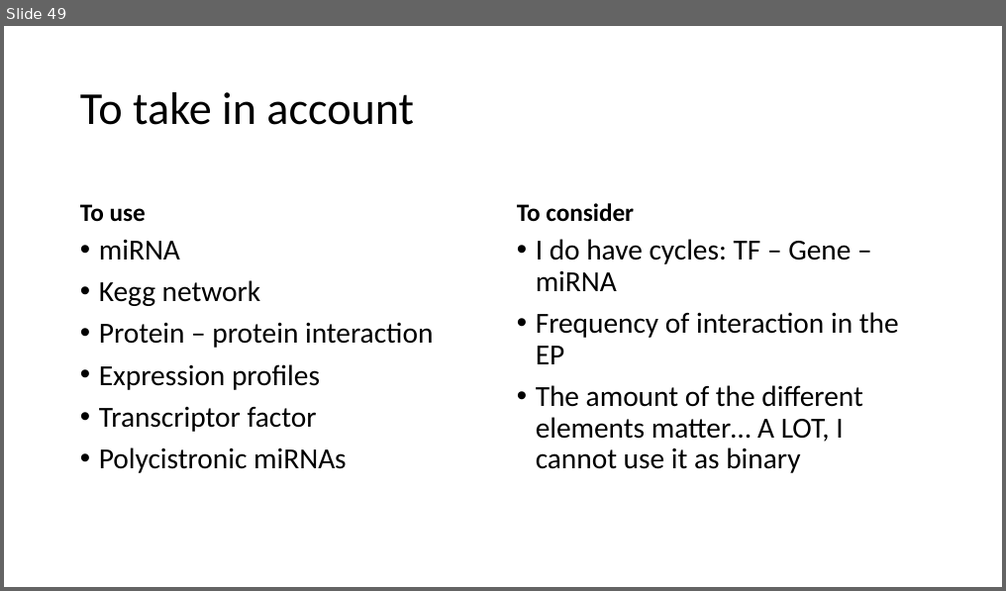
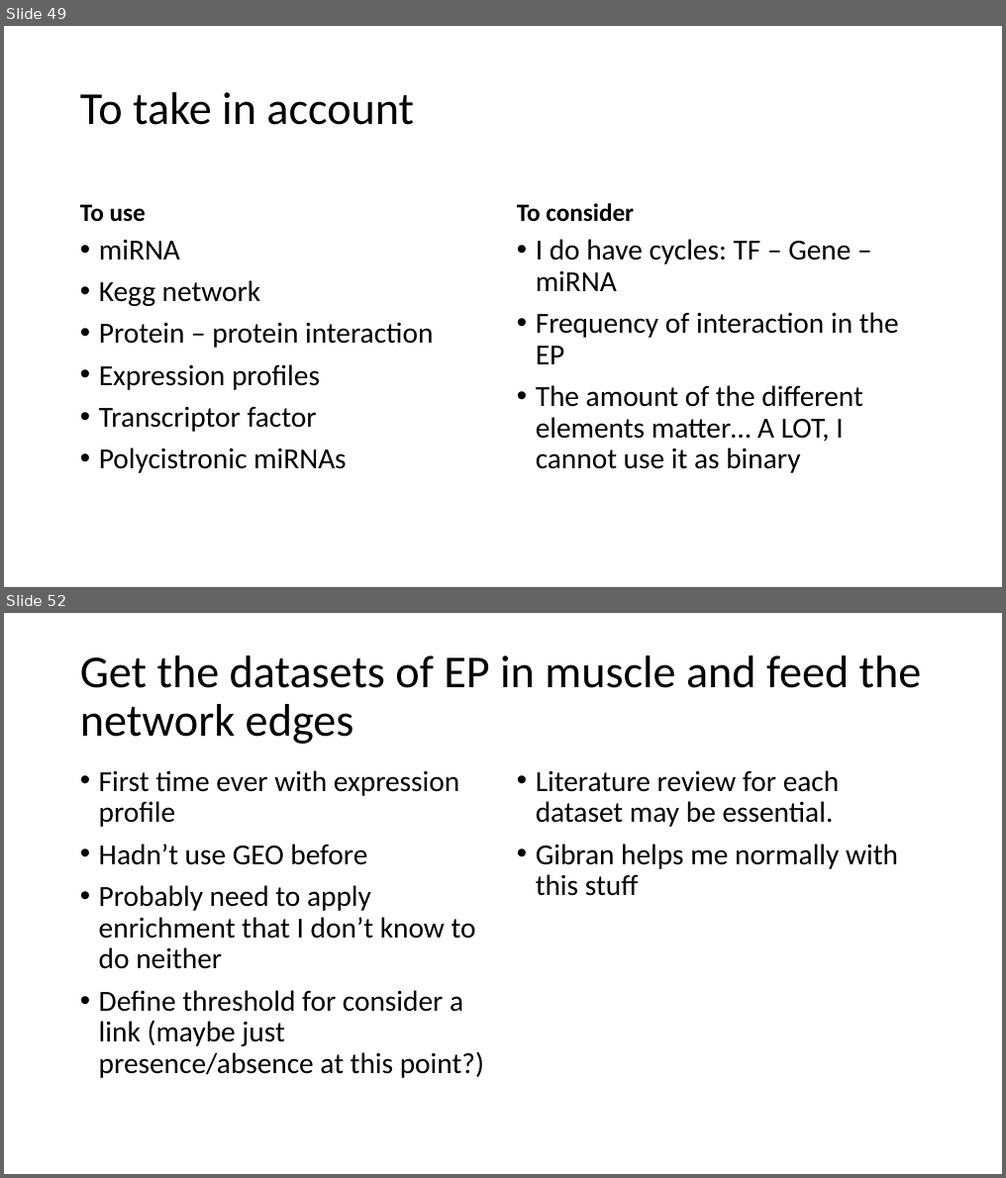
Before and after one commit to GuerreroVazquez/miRNA_small_tools, a slide deck: Presentations/A Network-bilogy persepctive_ANIMATION.pptx. Shown one above the other, each under a label of ours: slide 49 before the commit, slides 49 and 52 after it; the slides between them are not shown. The pictures are 1006x591 and 1006x1178 pixels, drawn with LibreOffice and Linux fonts; fonts in the diff are those of the drawing. Boxes give left, top, right and bottom in pixels: in the first picture for what was removed or moved away, otherwise in the second. Text is boxed around its words. In the diff, an @@ line names an element or a change of style, - is before the commit and + after.

```diff
--- a/Presentations/A Network-bilogy persepctive_ANIMATION.pptx
+++ b/Presentations/A Network-bilogy persepctive_ANIMATION.pptx
@@ slide 52 added at [4,613,1002,1174], background #FFFFFF @@
@@ title added at [80,656,922,744], 44 pt, text #000000 @@
+Get the datasets of EP in muscle and feed the network edges
@@ text added at [99,770,484,1078], 28 pt, text #000000 @@
+• First time ever with expression profile
+• Hadn’t use GEO before
+• Probably need to apply enrichment that I don’t know to do neither
+• Define threshold for consider a link (maybe just presence/absence at this point?)
@@ text added at [536,770,898,896], 28 pt, text #000000 @@
+• Literature review for each dataset may be essential.
+• Gibran helps me normally with this stuff
```
Also in this commit, not shown: 1 slide changed, 3 other slides added, 1 other file.
